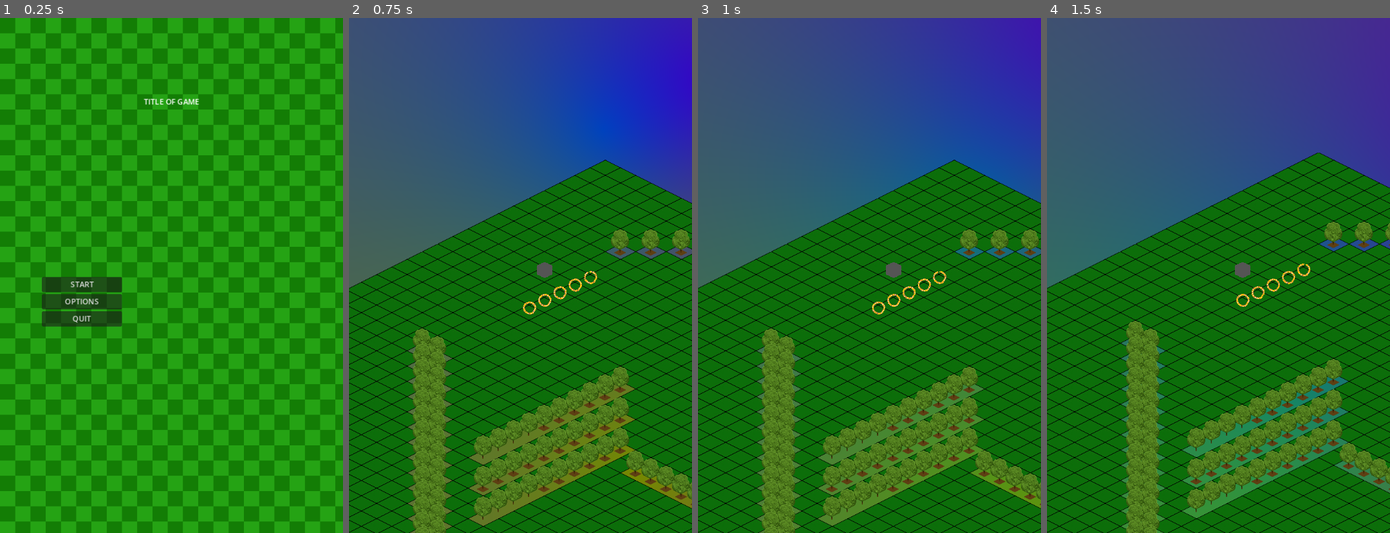
Above: before the commit, frames 1-4 (left to right).
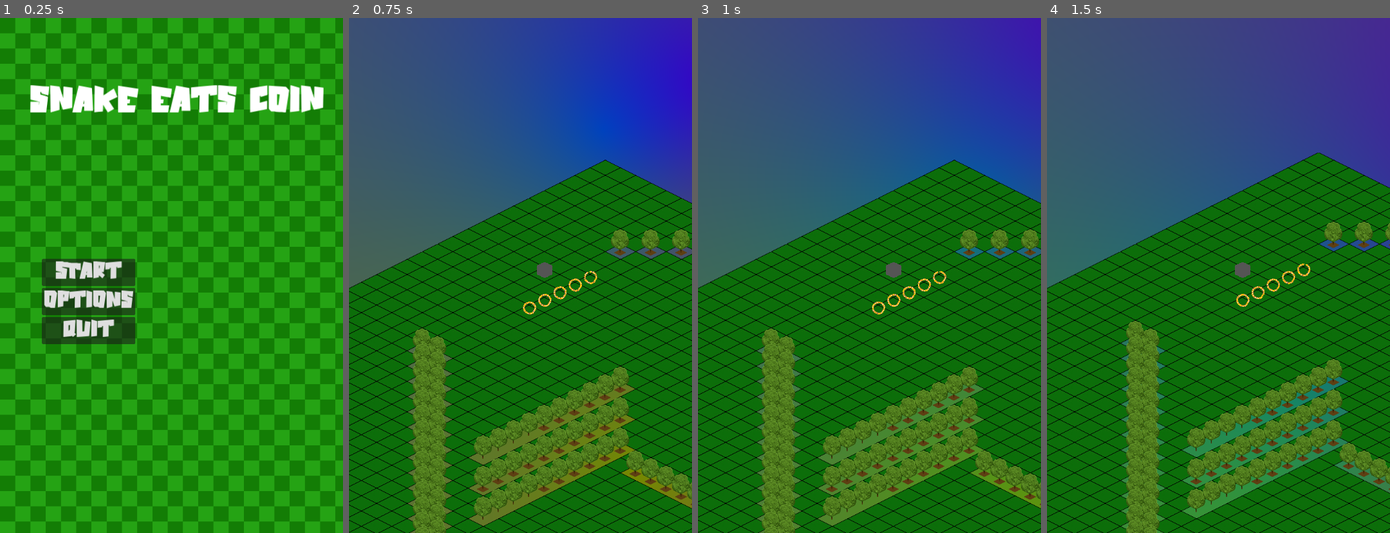
Above: after the commit, the same moments.

Repository: JanBat/GodotSandboxFun
Game: Godot game, scene res://scenes/Main.tscn
Two runs of this game, one before a commit and one after it. Both use one fixed random seed, a clock stepped at 60 frames per second and the inputs below.
Inputs:
- Up to frame 1 (0.25 s): no input
- Up to frame 2 (0.75 s): click "START" at 0.5 s
- Up to frame 3 (1 s): no input
- Up to frame 4 (1.5 s): hold Right (steer_right) from 1.28 s (still down); tap Up (steer_ahead) at 1.35 s

The runs differ from the first frame. In frame 1, 6.9% of the frame differs, in the area x 8-95%, y 13-64%; in frame 2, nothing differs; in frame 3, nothing differs; in frame 4, nothing differs.

Commit message:
CHANGED FONT

Diff:
--- a/scenes/main_menu.tscn
+++ b/scenes/main_menu.tscn
@@ -1,7 +1,8 @@
-[gd_scene load_steps=3 format=3 uid="uid://spjcu6qk7jd5"]
+[gd_scene load_steps=4 format=3 uid="uid://spjcu6qk7jd5"]
 
 [ext_resource type="Script" path="res://scripts/main_menu.gd" id="1_6em6x"]
 [ext_resource type="Texture2D" uid="uid://dp2u0h380twfn" path="res://art/Tile/GREEN BACK.png" id="2_5w6p3"]
+[ext_resource type="FontFile" uid="uid://r2g20ousx1x4" path="res://art/FONT/Hypeblox-L3YGZ.ttf" id="2_jolsj"]
 
 [node name="MENU" type="Control"]
 layout_mode = 3
@@ -30,25 +31,34 @@
 
 [node name="START" type="Button" parent="VBoxContainer"]
 layout_mode = 2
+theme_override_fonts/font = ExtResource("2_jolsj")
+theme_override_font_sizes/font_size = 50
 text = "START"
 
 [node name="OPTIONS" type="Button" parent="VBoxContainer"]
 layout_mode = 2
+theme_override_fonts/font = ExtResource("2_jolsj")
+theme_override_font_sizes/font_size = 50
 text = "OPTIONS"
 
 [node name="QUIT" type="Button" parent="VBoxContainer"]
 layout_mode = 2
+theme_override_fonts/font = ExtResource("2_jolsj")
+theme_override_font_sizes/font_size = 50
 text = "QUIT"
 
 [node name="TITLE" type="Label" parent="."]
 layout_mode = 0
-offset_right = 720.0
+offset_right = 744.0
 offset_bottom = 416.0
-text = "TITLE OF GAME"
+theme_override_fonts/font = ExtResource("2_jolsj")
+theme_override_font_sizes/font_size = 80
+text = "SNAKE EATS COIN"
 horizontal_alignment = 1
 vertical_alignment = 1
+metadata/_edit_lock_ = true
 
-[node name="TextureRect" type="TextureRect" parent="."]
+[node name="BACKGROUND" type="TextureRect" parent="."]
 z_index = -1
 layout_mode = 0
 offset_right = 744.0
--- a/scenes/tile_scene.tscn
+++ b/scenes/tile_scene.tscn
@@ -2,7 +2,7 @@
 
 [ext_resource type="Texture2D" uid="uid://cescbn2jhg3f5" path="res://art/Tile/green_two.png" id="1_ubqch"]
 [ext_resource type="Texture2D" uid="uid://dnmv86hxm371m" path="res://art/Tile/B_Tree.png" id="1_unpsp"]
-[ext_resource type="PackedScene" uid="uid://dsjhm1josomyh" path="res://snake.tscn" id="4_8hbh0"]
+[ext_resource type="PackedScene" uid="uid://dsjhm1josomyh" path="res://scenes/snake.tscn" id="4_8hbh0"]
 [ext_resource type="Texture2D" uid="uid://d1thlh812ip15" path="res://art/Tile/Tree_Two.png" id="7_7p5a3"]
 
 [sub_resource type="TileSetAtlasSource" id="TileSetAtlasSource_8f8oc"]
Binary file added: art/FONT/Hypeblox-L3YGZ.ttf
Not shown, added: art/FONT/Hypeblox-L3YGZ.ttf.import
Binary file added: art/Tile/FRAME.png
Not shown, added: art/Tile/FRAME.png.import
Not shown: 1 places in scenes/backdrop.tscn that only renumber resources
